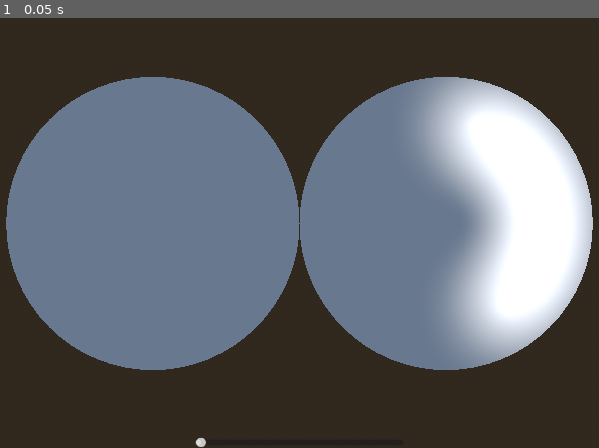
Above: before the commit, frame 1.
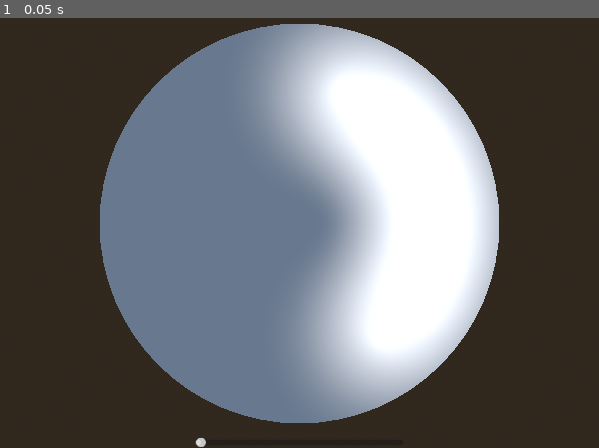
Above: after the commit, the same moment.

Repository: danbulant/ambientlightdemo
Game: Godot game, scene res://main.tscn
Same seed, same stepped clock (60 frames per second), same inputs: the game is played once before the commit and once after it.
Inputs:
- Up to frame 1 (0.05 s): no input

The runs differ from the first frame. In frame 1, 49% of the frame differs, in the area x 1-99%, y 1-95%.

Commit message:
progress on single shared light

Diff:
--- a/main.gd
+++ b/main.gd
@@ -2,10 +2,13 @@
 
 @onready var lights: Lights = %Lights
 @onready var slider: HSlider = %HSlider
-@onready var networked_lights: Lights = %NetworkedLights
 
 @export var light_rotation: float = 0.0
+@export var light_delta: float = 0.0
 @export var color_gradient: Gradient
+
+var remote_light_rotation: float = 0.0
+var remote_light_delta: float = 0.0
 
 var peer: PacketPeerUDP
 
@@ -13,7 +16,7 @@
 	slider.value_changed.connect(set_local_light_rotation)
 	peer = PacketPeerUDP.new()
 	peer.bind(4433)
-	peer.set_dest_address("rpi", 4444)
+	peer.set_dest_address("rpi1", 4444)
 
 
 func send_data(data: Dictionary) -> void:
@@ -46,11 +49,21 @@
 		send_data({"value": value})
 		return
 
+	error_correction = 0.
+
 	lights.expected_rotation_delta = diff
+	light_delta = diff
 	light_rotation = value
 	send_data({"value": value, "delta": diff})
 
 func _process(_delta):
+	var joystick_x = Input.get_joy_axis(0, JOY_AXIS_LEFT_X)
+	var joystick_y = Input.get_joy_axis(0, JOY_AXIS_LEFT_Y)
+	var joystick = Vector2(joystick_x, joystick_y)
+	if joystick.length() > 0.2:
+		var angle = (atan2(joystick_y, joystick_x) / TAU) + 0.25
+		angle = wrapf(angle, 0, 1)
+		set_local_light_rotation(angle)
 	if peer.get_available_packet_count() > 0:
 		var array_bytes = peer.get_packet()
 		var packet_string = array_bytes.get_string_from_ascii()
@@ -58,8 +71,8 @@
 		if json != null:
 			var value = json.value
 			var delta = json.delta
-			networked_lights.expected_rotation_delta = delta
+			# networked_lights.expected_rotation_delta = delta
 
-			var polarized_value := pingpong(value * 4, 1)
-			networked_lights.light_intensity = 1.0 - polarized_value
-			networked_lights.light_color = color_gradient.sample(value)
+			# var polarized_value := pingpong(value * 4, 1)
+			# networked_lights.light_intensity = 1.0 - polarized_value
+			# networked_lights.light_color = color_gradient.sample(value)
--- a/main.tscn
+++ b/main.tscn
@@ -32,7 +32,6 @@
 
 [node name="Plane" type="MeshInstance3D" parent="."]
 unique_name_in_owner = true
-transform = Transform3D(1, 0, 0, 0, 1, 0, 0, 0, 1, -1, 0, 0)
 mesh = SubResource("CylinderMesh_0xm2m")
 surface_material_override/0 = SubResource("StandardMaterial3D_7dm0k")
 
@@ -45,26 +44,11 @@
 light_radius = 0.7
 light_template = ExtResource("2_0xm2m")
 
-[node name="NetworkedPlane" type="MeshInstance3D" parent="."]
-unique_name_in_owner = true
-transform = Transform3D(1, 0, 0, 0, 1, 0, 0, 0, 1, 1, 0, 0)
-mesh = SubResource("CylinderMesh_0xm2m")
-surface_material_override/0 = SubResource("StandardMaterial3D_7dm0k")
-
-[node name="NetworkedLights" type="Marker3D" parent="NetworkedPlane"]
-unique_name_in_owner = true
-transform = Transform3D(1, 0, 0, 0, 1, 0, 0, 0, 1, 0, 0.5, 0)
-gizmo_extents = 0.7
-script = ExtResource("1_ig7tw")
-light_count = 20
-light_radius = 0.7
-light_template = ExtResource("2_0xm2m")
-
 [node name="WorldEnvironment" type="WorldEnvironment" parent="."]
 environment = SubResource("Environment_0xm2m")
 
 [node name="Camera3D" type="Camera3D" parent="."]
-transform = Transform3D(1, 0, 0, 0, -4.371139e-08, 1, 0, -1, -4.371139e-08, 0, 2, 0)
+transform = Transform3D(1, 0, 0, 0, -4.371139e-08, 1, 0, -1, -4.371139e-08, 0, 1.4683123, 0)
 
 [node name="HSlider" type="HSlider" parent="."]
 unique_name_in_owner = true
--- a/project.godot
+++ b/project.godot
@@ -15,6 +15,19 @@
 config/features=PackedStringArray("4.5", "Forward Plus")
 config/icon="res://icon.svg"
 
+[input]
+
+forward={
+"deadzone": 0.2,
+"events": [Object(InputEventJoypadMotion,"resource_local_to_scene":false,"resource_name":"","device":-1,"axis":1,"axis_value":-1.0,"script":null)
+]
+}
+right={
+"deadzone": 0.2,
+"events": [Object(InputEventJoypadMotion,"resource_local_to_scene":false,"resource_name":"","device":-1,"axis":0,"axis_value":1.0,"script":null)
+]
+}
+
 [rendering]
 
 anti_aliasing/quality/msaa_2d=2
Not shown, changed: rpi/gdmath.py
Not shown, changed: rpi/lights.py
Not shown, added: rpi/main.py
Not shown, added: rpi/readangle.py
Not shown, changed: rpi/stepper.py
